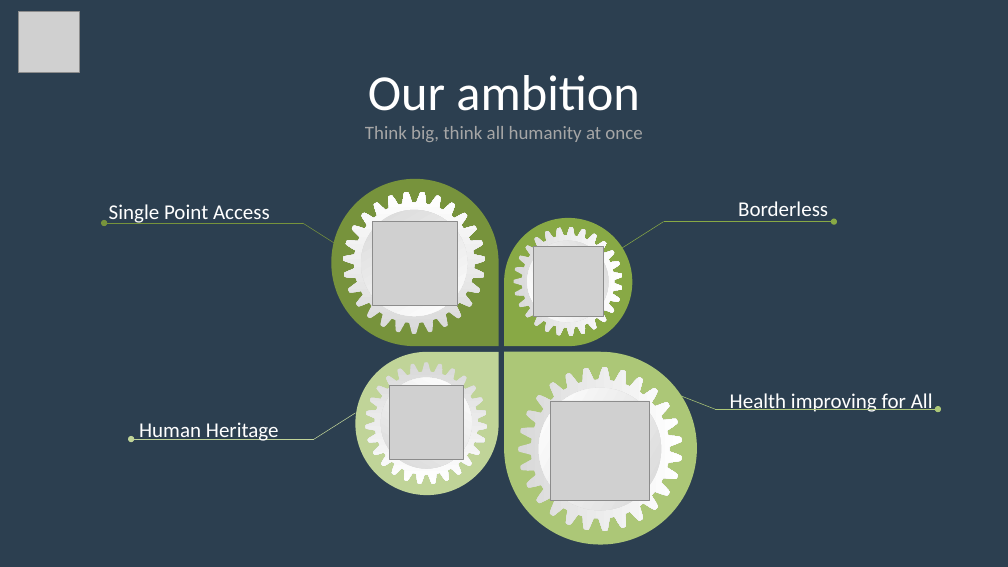
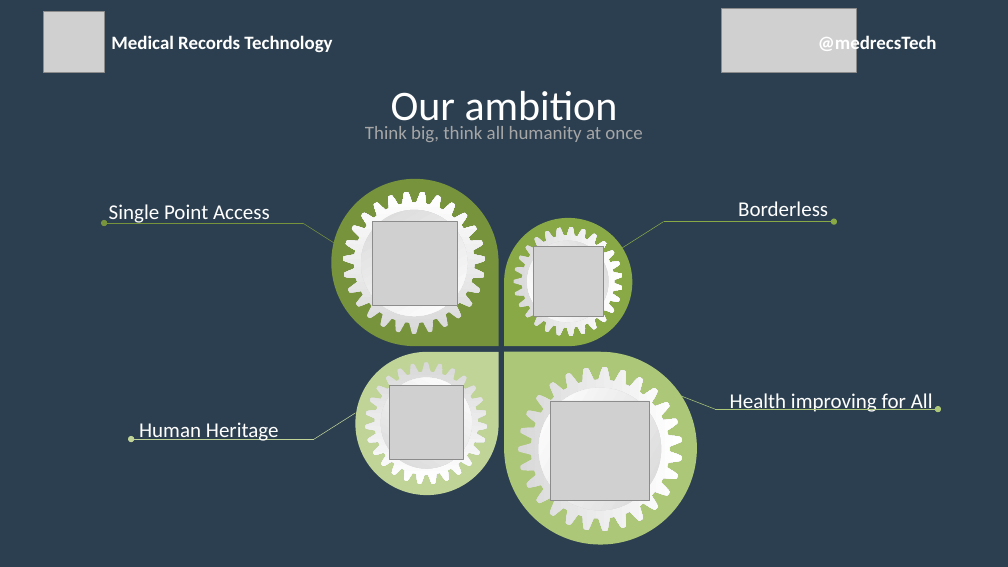
Before and after one commit to aajajim/MedicalRecordsLanding, a slide deck: slide 3 of PresentationPitch.pptx (slide 4 before the commit). Drawn at 1008x567 pixels with LibreOffice and Linux fonts; fonts in the diff are those of the drawing; grey boxes stand for pictures. Boxes give left, top, right and bottom in pixels: in the first picture for what was removed or moved away, otherwise in the second. Text is boxed around its words. In the diff, an @@ line names an element or a change of style, - is before the commit and + after.

```diff
--- a/PresentationPitch.pptx
+++ b/PresentationPitch.pptx
@@ picture: place and size @@
-picture at bbox=[19, 12, 79, 73]
+picture at bbox=[43, 12, 104, 73]
@@ picture added at bbox=[722, 9, 857, 73] @@
@@ text added at bbox=[111, 35, 332, 52], 18 pt, text #FFFFFF, bold @@
+Medical Records Technology
@@ text added at bbox=[818, 33, 937, 54], 18 pt, text #FFFFFF, bold @@
+@medrecsTech
@@ text "Our ambition": place and size @@
-text "Our ambition" at bbox=[368, 75, 639, 111]
+text "Our ambition" at bbox=[391, 91, 618, 130]
@@ text "Our ambition" at bbox=[391, 91, 618, 130]: size 48 to 40 pt @@
```
Also in this commit, not shown: 4 other slides changed, 1 slide removed, 7 other files.
